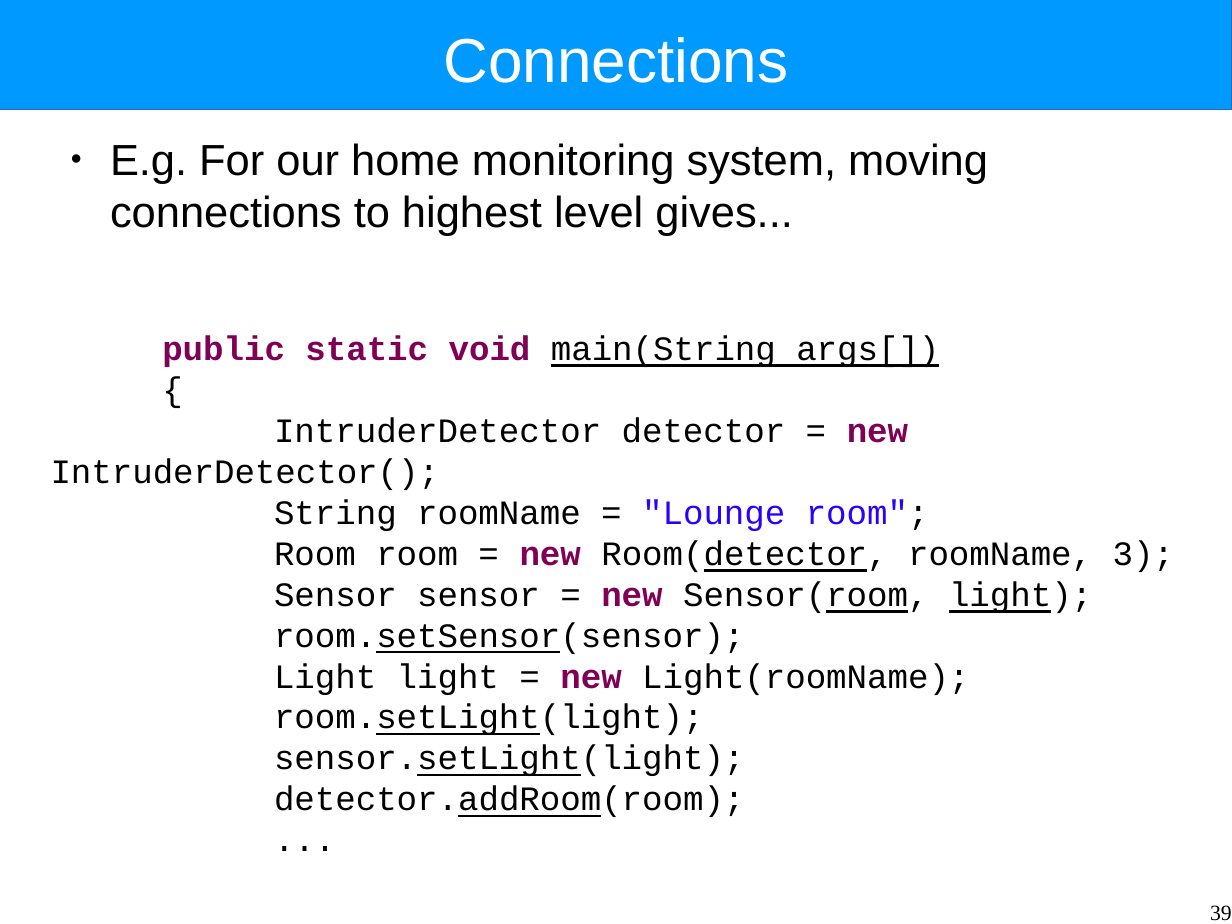
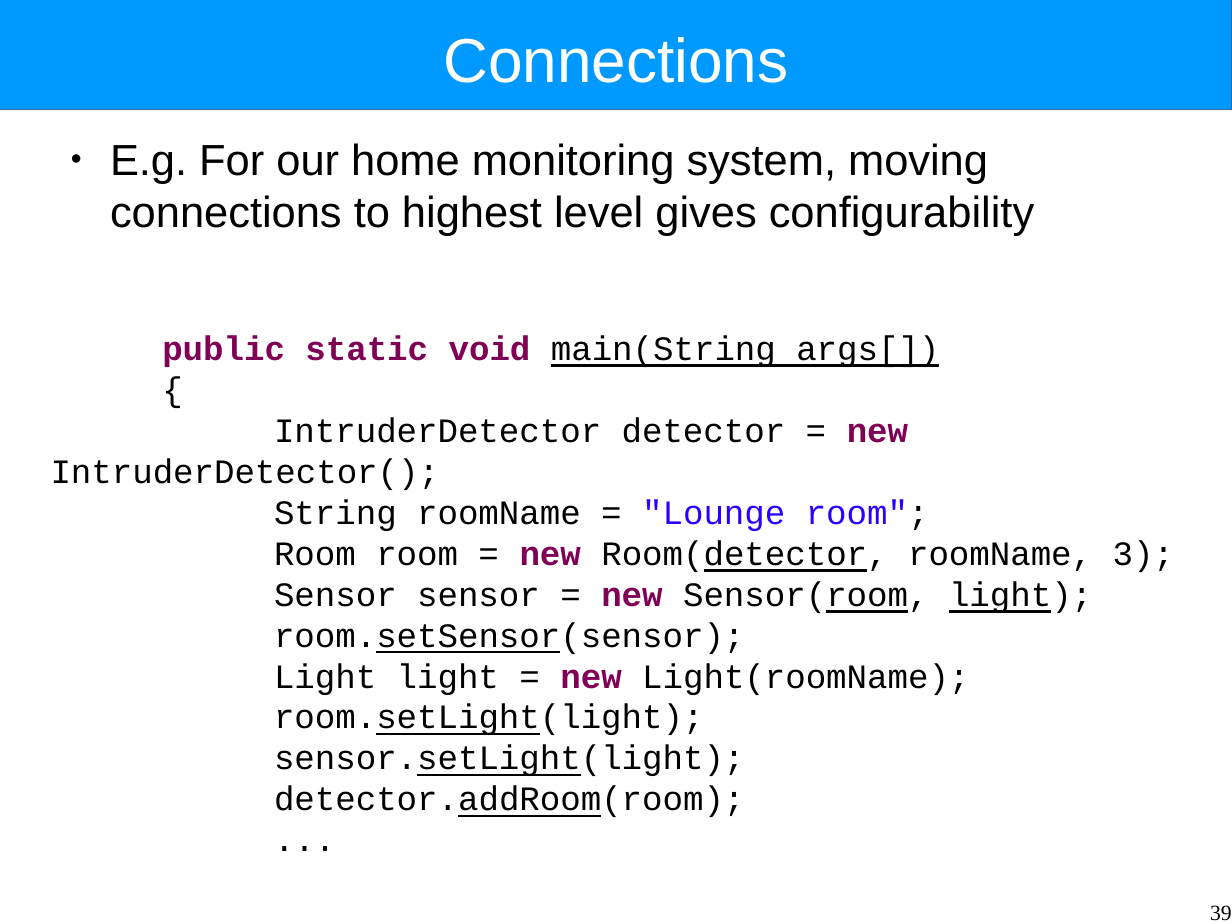
Before and after one commit to Intrinsarc/intrinsarc-evolve, a slide deck: slide 39 of Academic Work/lectures/components.odp. Drawn at 1232x924 pixels with LibreOffice and Linux fonts; fonts in the diff are those of the drawing. Boxes give left, top, right and bottom in pixels: in the first picture for what was removed or moved away, otherwise in the second. Text is boxed around its words. In the diff, an @@ line names an element or a change of style, - is before the commit and + after.

```diff
--- a/Academic Work/lectures/components.odp
+++ b/Academic Work/lectures/components.odp
@@ text at bbox=[110, 143, 1035, 236]: text changed @@
-● E.g. For our home monitoring system, moving connections to highest level gives...
+● E.g. For our home monitoring system, moving connections to highest level gives configurability
```
Also in this commit, not shown: 12 other slides changed, 25 slides added, 9 slides removed, 3 other files.
